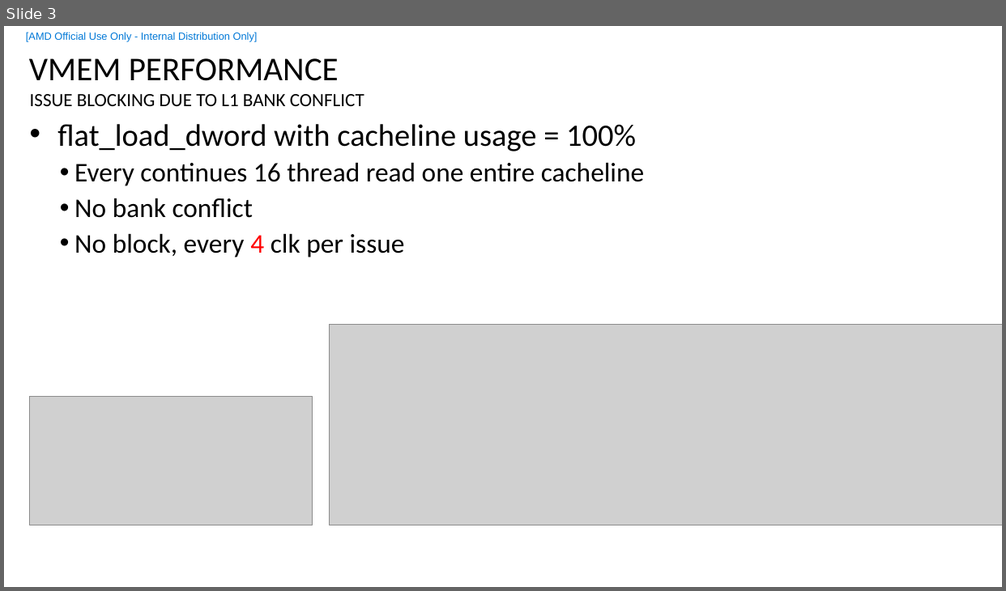
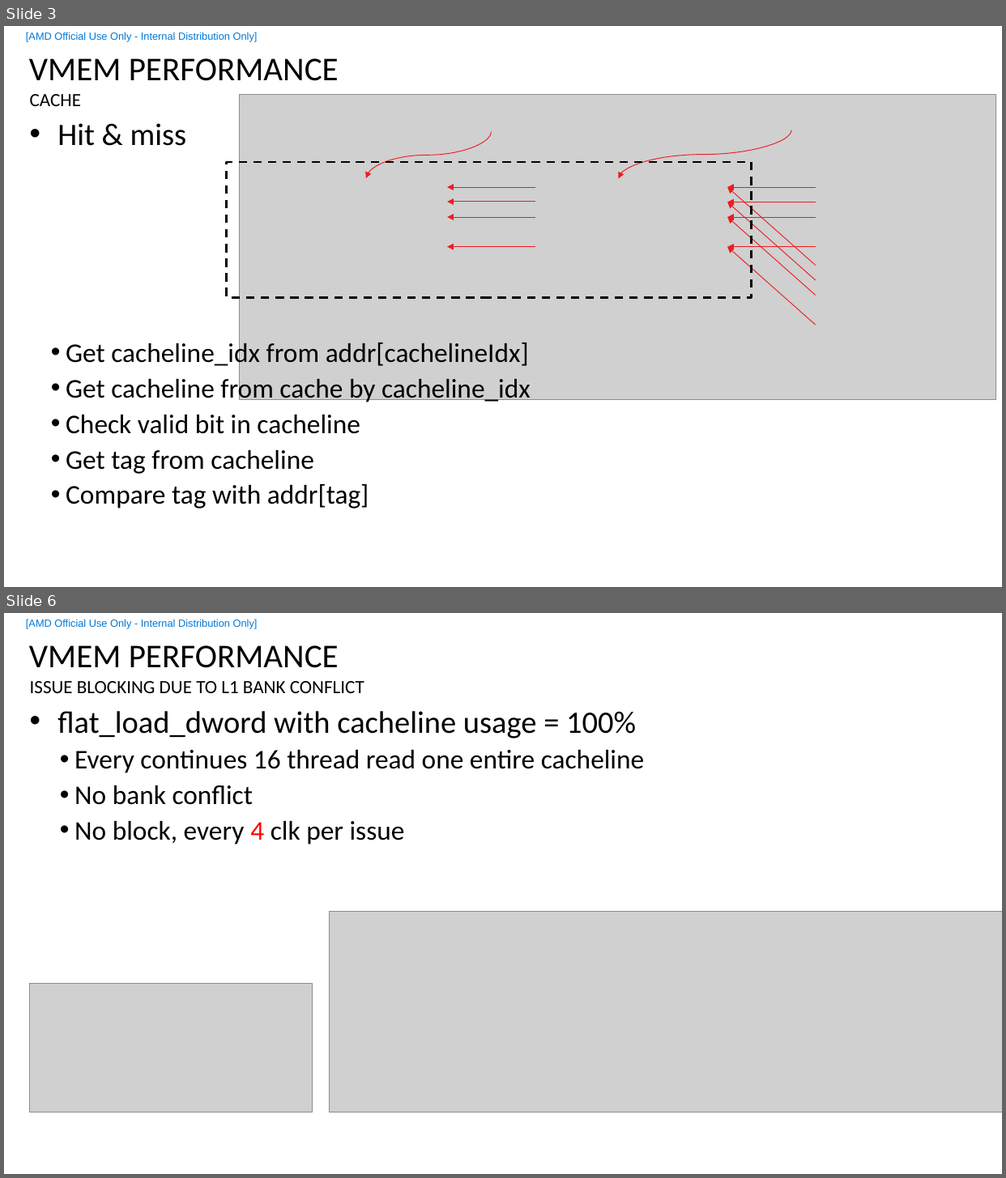
Before and after one commit to feifei14119/rocm_start_sample, a slide deck: vmemL1Bank/vmem_l1_bank.pptx. Shown one above the other, each under a label of ours: slide 3 before the commit, slides 3 and 6 after it; the slides between them are not shown. The pictures are 1006x591 and 1006x1178 pixels, drawn with LibreOffice and Linux fonts; fonts in the diff are those of the drawing; grey boxes stand for pictures; background and template pictures are left out. Boxes give left, top, right and bottom in pixels: in the first picture for what was removed or moved away, otherwise in the second. Text is boxed around its words. In the diff, an @@ line names an element or a change of style, - is before the commit and + after.

```diff
--- a/vmemL1Bank/vmem_l1_bank.pptx
+++ b/vmemL1Bank/vmem_l1_bank.pptx
@@ slide 3 added at (x1=4, y1=26, x2=1002, y2=587), background #FFFFFF; not listed: 2 template elements that a slide beside it also shows @@
@@ title added at (x1=29, y1=58, x2=339, y2=81), 32 pt, text #000000 @@
+VMEM PERFORMANCE
@@ text added at (x1=30, y1=94, x2=81, y2=106), 18 pt, text #000000 @@
+CACHE
@@ text added at (x1=57, y1=123, x2=187, y2=146), 30 pt, text #000000 @@
+• Hit & miss
@@ group added at (x1=226, y1=94, x2=996, y2=399): 12 arrows, 2 curved arrows, 1 picture, 1 rectangle @@
@@ text added at (x1=66, y1=340, x2=530, y2=509), 26 pt, text #000000 @@
+  • Get cacheline_idx from addr[cachelineIdx]
+  • Get cacheline from cache by cacheline_idx
+  • Check valid bit in cacheline
+  • Get tag from cacheline
+  • Compare tag with addr[tag]
@@ what was slide 3 is now slide 6 @@
```
Also in this commit, not shown: 4 slides changed, 9 other slides added, 16 other files.
